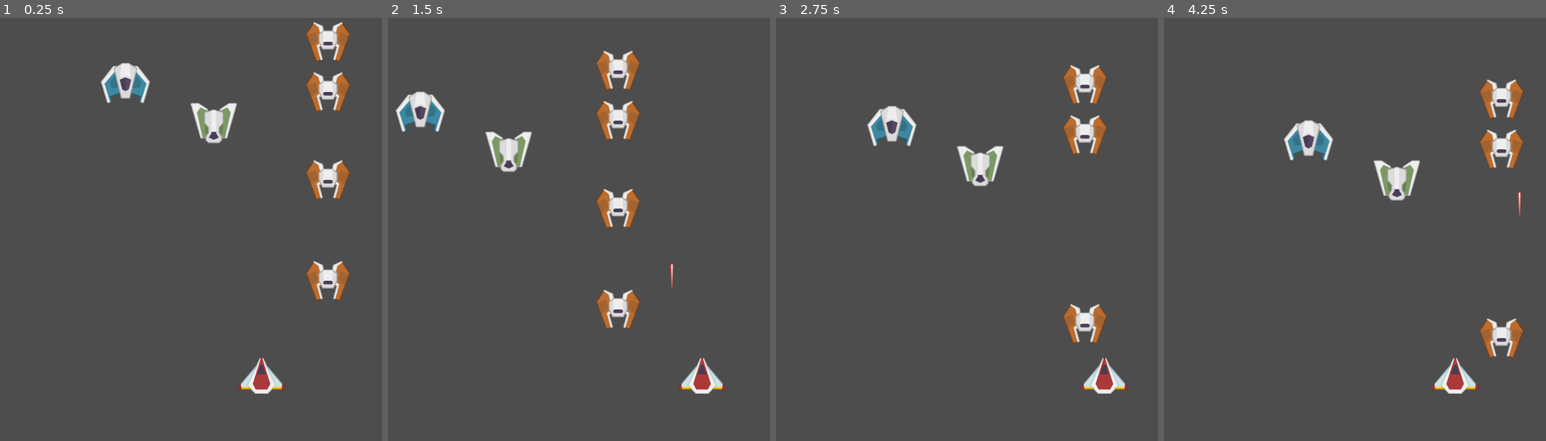
Above: before the commit, frames 1-4 (left to right).
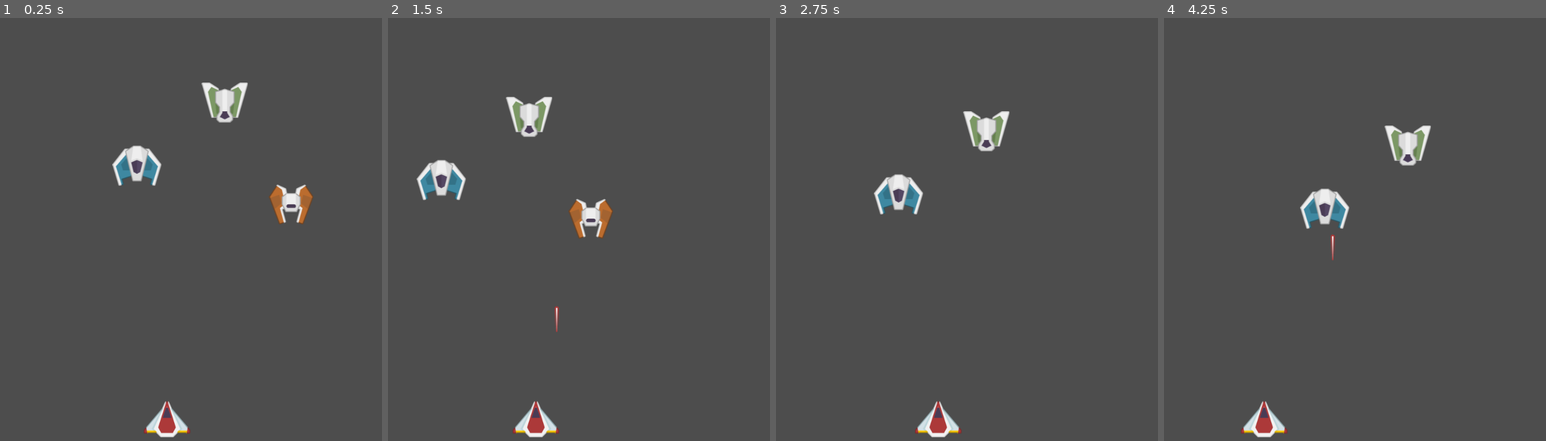
Above: after the commit, the same moments.

Repository: TheGabmeister/games-godot
Game: Godot game, scene res://scenes/main.tscn
Two runs of this game, one before a commit and one after it. Both use one fixed random seed, a clock stepped at 60 frames per second and the inputs below. The engine's default icon, where the game draws it, is replaced by a stand-in: a white triangle on a blue panel in a dark square.
Inputs:
- Up to frame 1 (0.25 s): no input
- Up to frame 2 (1.5 s): hold D (move_right) 0.53-1.28 s; tap Space (jump) at 0.77 s; hold A (move_left) from 1.28 s (still down)
- Up to frame 3 (2.75 s): tap Space (jump) at 1.52 s; release A (move_left) at 2.03 s; hold D (move_right) from 2.03 s (still down)
- Up to frame 4 (4.25 s): tap Space (jump) at 3.02, 3.77 s; release D (move_right) at 3.53 s; hold A (move_left) from 3.53 s (still down)

The runs differ from the first frame. In frame 1, 7.3% of the frame differs, in the area x 26-92%, y 0-100%; in frame 2, 7.4%, in the area x 2-89%, y 7-100%; in frame 3, 6.2%; in frame 4, 6.2%.

Commit message:
Restructure scene tree

Diff:
--- a/space_invaders/project.godot
+++ b/space_invaders/project.godot
@@ -11,7 +11,7 @@
 [application]
 
 config/name="space_invaders"
-run/main_scene="uid://we3jr2li5bcj"
+run/main_scene="uid://crm21bj7k0o30"
 config/features=PackedStringArray("4.4", "Forward Plus")
 config/icon="res://icon.svg"
 
--- a/space_invaders/scenes/main.tscn
+++ b/space_invaders/scenes/main.tscn
@@ -1,32 +1,31 @@
-[gd_scene load_steps=5 format=3 uid="uid://we3jr2li5bcj"]
+[gd_scene load_steps=5 format=3 uid="uid://crm21bj7k0o30"]
 
 [ext_resource type="PackedScene" uid="uid://ctw41ubm0fbhp" path="res://scenes/player.tscn" id="1_tbgi4"]
 [ext_resource type="PackedScene" uid="uid://btnlfjpmd2jar" path="res://scenes/enemies/enemy_blue.tscn" id="2_tefeu"]
 [ext_resource type="PackedScene" uid="uid://bdio47uwtprje" path="res://scenes/enemies/enemy_green.tscn" id="3_o6xl0"]
 [ext_resource type="PackedScene" uid="uid://ciyvulth5wl5o" path="res://scenes/enemies/enemy_orange.tscn" id="4_tipki"]
 
-[node name="Main" type="Node2D"]
+[node name="Main" type="Node"]
 
-[node name="Player" parent="." instance=ExtResource("1_tbgi4")]
-position = Vector2(148, -201)
+[node name="World" type="Node2D" parent="."]
 
-[node name="Camera2D" type="Camera2D" parent="."]
-position = Vector2(0, -500)
+[node name="Camera2D" type="Camera2D" parent="World"]
+position = Vector2(400, 500)
 
-[node name="Enemy" parent="." instance=ExtResource("2_tefeu")]
-position = Vector2(-212, -814)
+[node name="Player" parent="World" instance=ExtResource("1_tbgi4")]
+position = Vector2(395, 890)
 
-[node name="Enemy2" parent="." instance=ExtResource("3_o6xl0")]
-position = Vector2(-27, -730)
+[node name="Enemy" parent="World" instance=ExtResource("2_tefeu")]
+position = Vector2(212, 359)
 
-[node name="Enemy5" parent="." instance=ExtResource("4_tipki")]
-position = Vector2(212, -400)
+[node name="Enemy2" parent="World" instance=ExtResource("3_o6xl0")]
+position = Vector2(396, 227)
 
-[node name="Enemy6" parent="." instance=ExtResource("4_tipki")]
-position = Vector2(212, -900)
+[node name="Enemy3" parent="World" instance=ExtResource("4_tipki")]
+position = Vector2(535, 440)
 
-[node name="Enemy4" parent="." instance=ExtResource("4_tipki")]
-position = Vector2(212, -611)
-
-[node name="Enemy3" parent="." instance=ExtResource("4_tipki")]
-position = Vector2(212, -795)
+[node name="UI" type="Control" parent="."]
+layout_mode = 3
+anchors_preset = 0
+offset_right = 40.0
+offset_bottom = 40.0
--- a/space_invaders/scripts/enemy_movement.gd
+++ b/space_invaders/scripts/enemy_movement.gd
@@ -4,7 +4,7 @@
 
 var movement_speed: float = 300.0
 const VERTICAL_MOVEMENT: float = 30.0
-const BOUNDARY: float = 350.0
+const BOUNDARY: float = 700.0
 static var direction: int = 1
 static var has_moved_vertical: bool = false
 
@@ -16,7 +16,7 @@
 	if position.x > BOUNDARY:
 		_move_vertical()
 		direction = -1
-	if position.x < -BOUNDARY:
+	if position.x < 0:
 		_move_vertical()
 		direction = 1
 	position.x += movement_speed * direction * delta
@@ -28,7 +28,8 @@
 
 	has_moved_vertical = true
 
-	for enemy: Node2D in get_parent().get_children():
+	var enemies: Array = get_parent().get_children().filter(func(n: Node) -> bool: return n is Node2D)
+	for enemy: Node2D in enemies:
 		if enemy.is_in_group("enemies"):
 			enemy.position.y += VERTICAL_MOVEMENT
 
--- /dev/null
+++ b/space_invaders/ui/ui.tscn
@@ -0,0 +1,39 @@
+[gd_scene format=3 uid="uid://bkyt8d8kiklt6"]
+
+[node name="Control" type="Control"]
+layout_mode = 3
+anchors_preset = 15
+anchor_right = 1.0
+anchor_bottom = 1.0
+grow_horizontal = 2
+grow_vertical = 2
+
+[node name="Score1" type="Label" parent="."]
+layout_mode = 1
+offset_right = 43.0
+offset_bottom = 23.0
+theme_override_font_sizes/font_size = 50
+text = "SCORE<1>"
+
+[node name="Score2" type="Label" parent="."]
+layout_mode = 1
+anchors_preset = 1
+anchor_left = 1.0
+anchor_right = 1.0
+offset_left = -43.0
+offset_bottom = 23.0
+grow_horizontal = 0
+theme_override_font_sizes/font_size = 50
+text = "SCORE<2>"
+
+[node name="Hi-Score" type="Label" parent="."]
+layout_mode = 1
+anchors_preset = 5
+anchor_left = 0.5
+anchor_right = 0.5
+offset_left = -21.5
+offset_right = 21.5
+offset_bottom = 23.0
+grow_horizontal = 2
+theme_override_font_sizes/font_size = 50
+text = "HI-SCORE"
